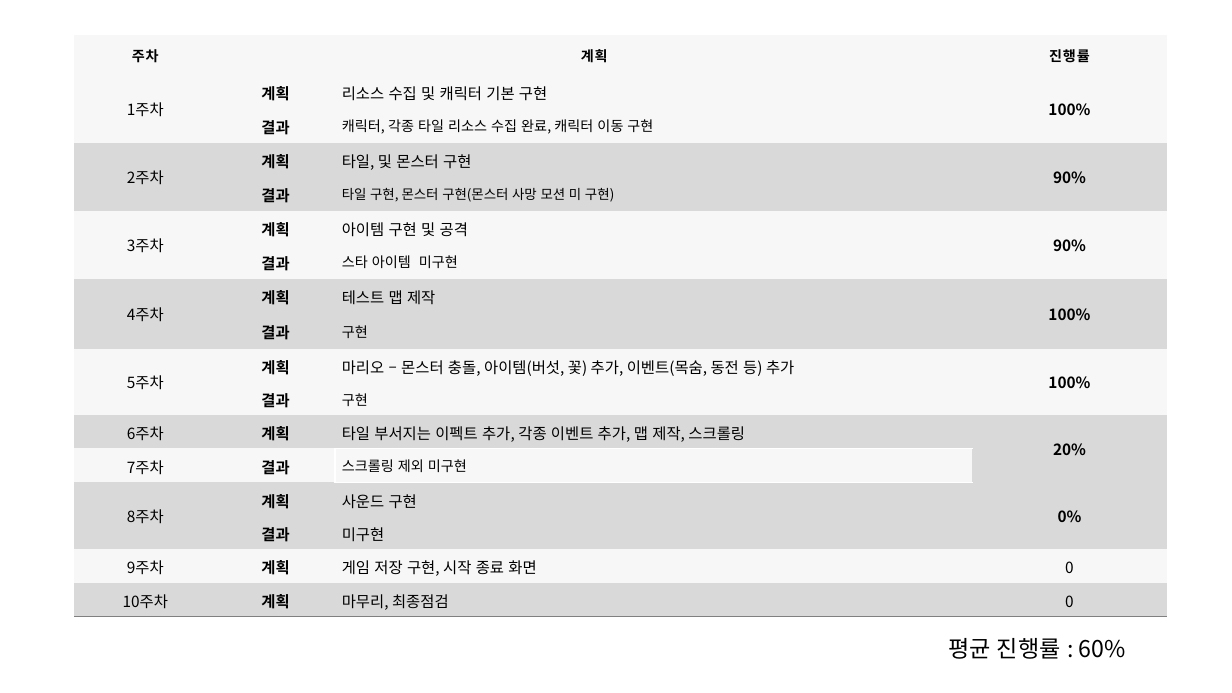
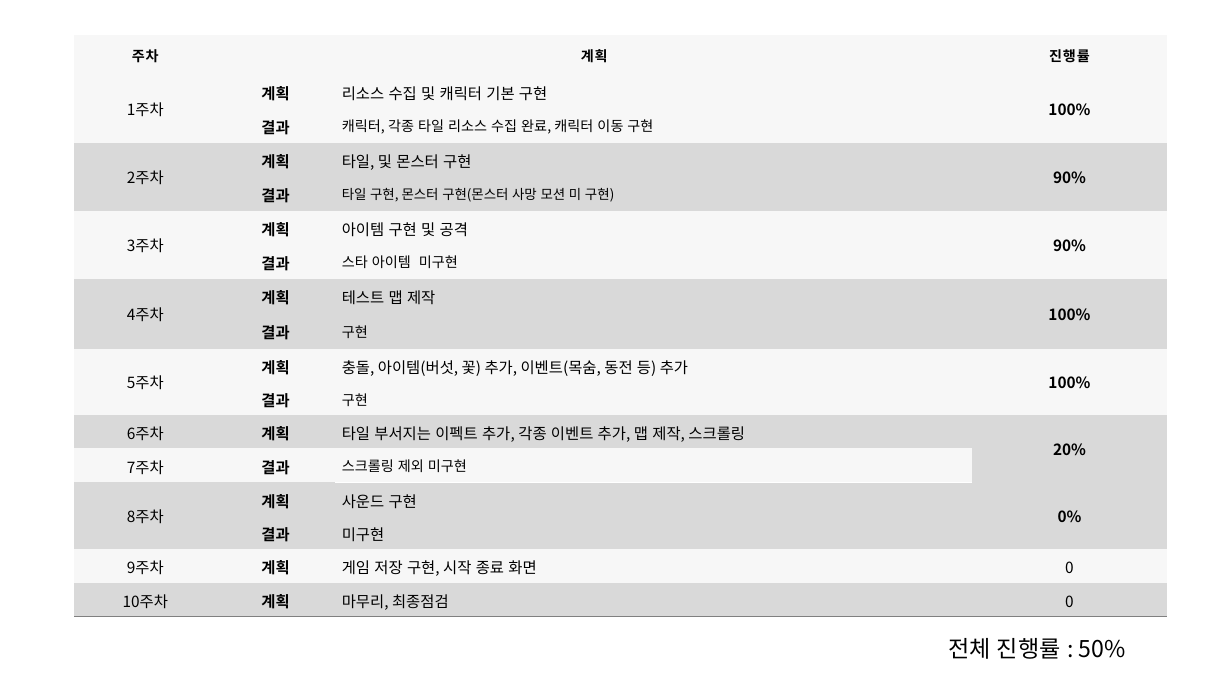
Before and after one commit to sonjw3000/2DGP_Project, a slide deck: slide 1 of 발표/2DGP 3차 발표.pptx. Drawn at 1232x693 pixels with LibreOffice and Linux fonts; fonts in the diff are those of the drawing. Boxes give left, top, right and bottom in pixels: in the first picture for what was removed or moved away, otherwise in the second. Text is boxed around its words. In the diff, an @@ line names an element or a change of style, - is before the commit and + after.

```diff
--- a/발표/2DGP 3차 발표.pptx
+++ b/발표/2DGP 3차 발표.pptx
@@ table at [74,35,1166,617] @@
-row 10, column 3: 마리오 – 몬스터 충돌, 아이템(버섯, 꽃) 추가, 이벤트(목숨, 동전 등) 추가
+row 10, column 3: 충돌, 아이템(버섯, 꽃) 추가, 이벤트(목숨, 동전 등) 추가
@@ borders changed @@
@@ text at [948,638,1126,659]: text changed @@
-평균 진행률 : 60%
+전체 진행률 : 50%
```
Also in this commit, not shown: 1 other slide changed, 1 other file.
